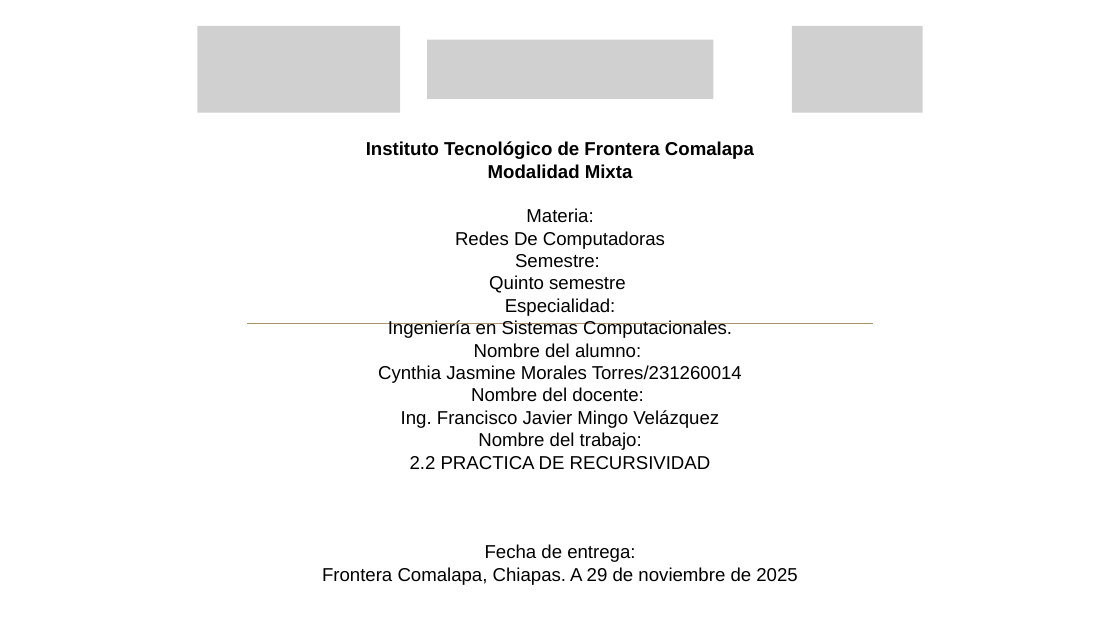
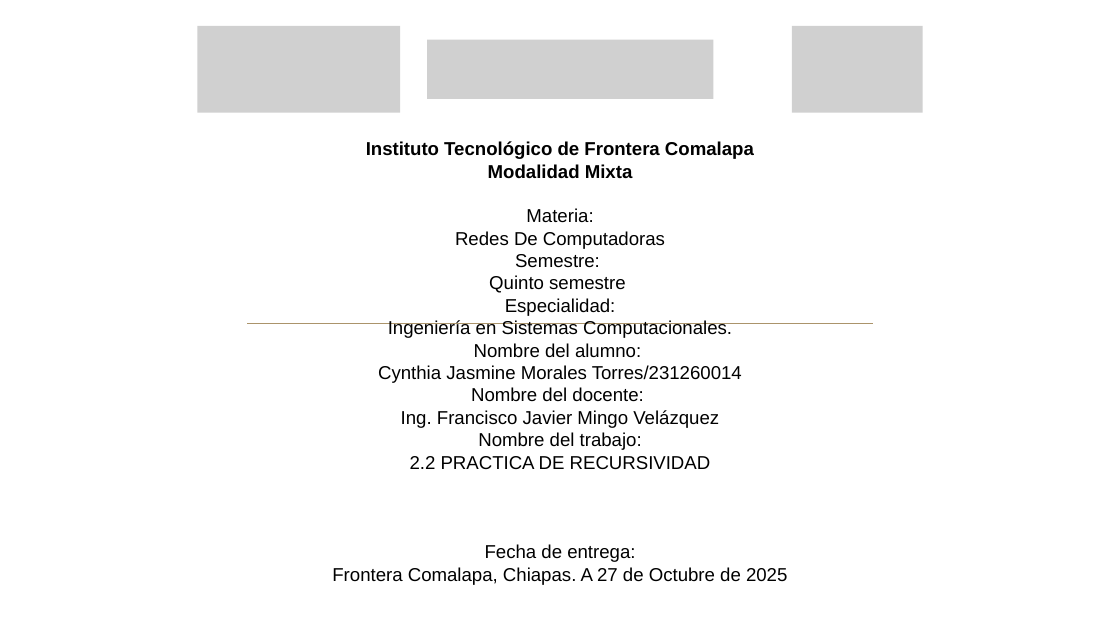
Before and after one commit to Cynthia21Morales/EstructuraDeDatos_CynthiaJasmineMT, a slide deck: slide 1 of Unidad 2/2.2 PRACTICA DE RECURCIVIDAD_CYNTHIA JASMINE MORALES TORRES.pptx. Drawn at 1120x630 pixels with LibreOffice and Linux fonts; fonts in the diff are those of the drawing; grey boxes stand for pictures; background and template pictures are left out. Boxes give left, top, right and bottom in pixels: in the first picture for what was removed or moved away, otherwise in the second. Text is boxed around its words. In the diff, an @@ line names an element or a change of style, - is before the commit and + after.

```diff
--- a/Unidad 2/2.2 PRACTICA DE RECURCIVIDAD_CYNTHIA JASMINE MORALES TORRES.pptx
+++ b/Unidad 2/2.2 PRACTICA DE RECURCIVIDAD_CYNTHIA JASMINE MORALES TORRES.pptx
@@ text at (332,567,787,585): text changed @@
-Frontera Comalapa, Chiapas. A 29 de noviembre de 2025
+Frontera Comalapa, Chiapas. A 27 de Octubre de 2025
```
Also in this commit, not shown: 56 other files.
